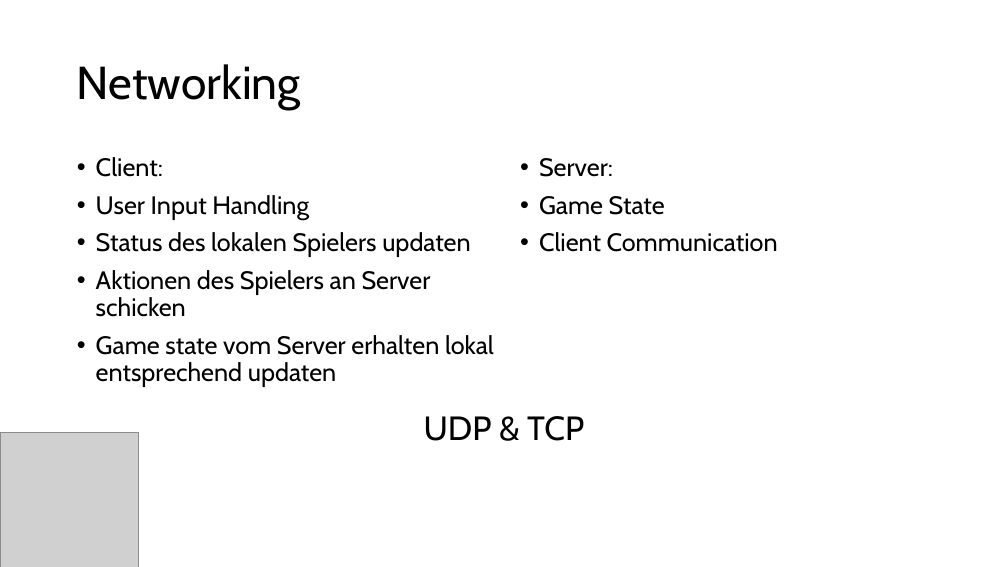
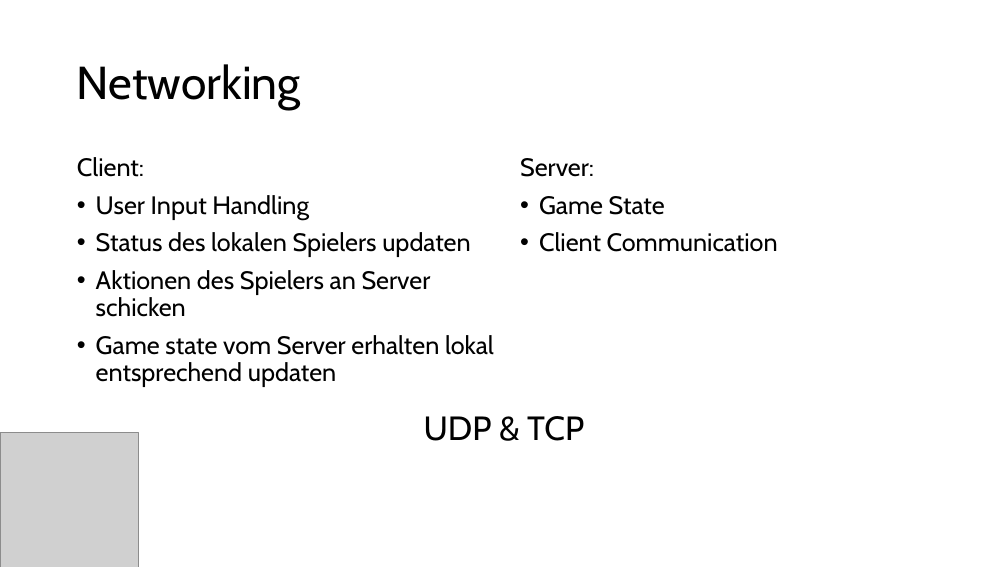
Before and after one commit to verifizieren/iGOAT, a slide deck: slide 7 of Presentation/Gruppe10(Präsentation1).pptx. Drawn at 1008x567 pixels with LibreOffice and Linux fonts; fonts in the diff are those of the drawing; grey boxes stand for pictures; background and template pictures are left out. Boxes give left, top, right and bottom in pixels: in the first picture for what was removed or moved away, otherwise in the second. Text is boxed around its words. In the diff, an @@ line names an element or a change of style, - is before the commit and + after.

Commit message:
update presentation

```diff
--- a/Presentation/Gruppe10(Präsentation1).pptx
+++ b/Presentation/Gruppe10(Präsentation1).pptx
@@ text at [77,157,144,177]: bullet • to none @@
@@ text at [520,158,594,177]: bullet • to none @@
```
Also in this commit, not shown: 1 other slide changed, 1 other file.
